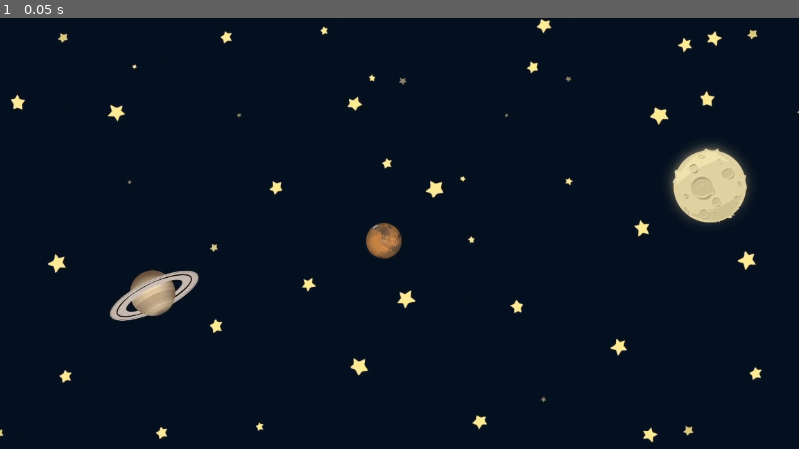
Above: before the commit, frame 1.
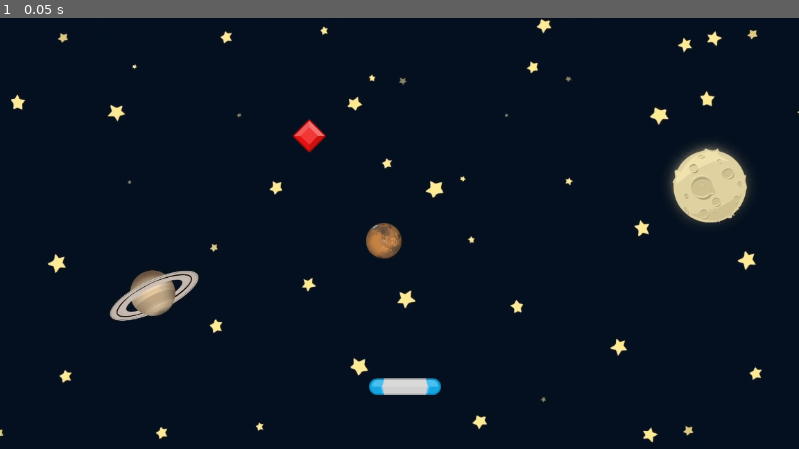
Above: after the commit, the same moment.

Repository: gobuPerez/introduccion-godot
Game: Godot game, scene res://Scenes/Game.tscn
The game is run twice, just before and just after one commit, with the same random seed, the same clock (stepped at 60 frames per second) and the same inputs.
Inputs:
- Up to frame 1 (0.05 s): no input

The runs differ from the first frame. In frame 1, 0.5% of the frame differs, in the area x 36-56%, y 23-88%.

Commit message:
continuacion proyeto

Diff:
--- a/GemCatcher/Scenes/Game.tscn
+++ b/GemCatcher/Scenes/Game.tscn
@@ -1,6 +1,8 @@
-[gd_scene load_steps=2 format=3 uid="uid://ukglmi83ionc"]
+[gd_scene load_steps=4 format=3 uid="uid://ukglmi83ionc"]
 
 [ext_resource type="Texture2D" uid="uid://bmminbq1yqhij" path="res://assets/GameBg.png" id="1_iukft"]
+[ext_resource type="PackedScene" uid="uid://v2k35q6kwhj7" path="res://Scenes/Paddle.tscn" id="2_gl6un"]
+[ext_resource type="PackedScene" uid="uid://c2eqpaehovtso" path="res://Scenes/Gem.tscn" id="3_j5yw3"]
 
 [node name="Game" type="Node2D"]
 
@@ -10,3 +12,9 @@
 texture = ExtResource("1_iukft")
 centered = false
 offset = Vector2(-2797.51, -429.378)
+
+[node name="Paddle" parent="." instance=ExtResource("2_gl6un")]
+position = Vector2(584, 532)
+
+[node name="Gem" parent="." instance=ExtResource("3_j5yw3")]
+position = Vector2(446, 170)
--- /dev/null
+++ b/GemCatcher/Scenes/Gem.tscn
@@ -0,0 +1,15 @@
+[gd_scene load_steps=3 format=3 uid="uid://c2eqpaehovtso"]
+
+[ext_resource type="Texture2D" uid="uid://bk4frl0i5cp7u" path="res://assets/element_red_diamond.png" id="1_klo45"]
+
+[sub_resource type="RectangleShape2D" id="RectangleShape2D_ope6i"]
+
+[node name="Gem" type="Area2D"]
+
+[node name="Sprite2D" type="Sprite2D" parent="."]
+texture = ExtResource("1_klo45")
+
+[node name="CollisionShape2D" type="CollisionShape2D" parent="."]
+rotation = 0.763658
+scale = Vector2(1.7366, 1.7366)
+shape = SubResource("RectangleShape2D_ope6i")
--- /dev/null
+++ b/GemCatcher/Scenes/Paddle.tscn
@@ -0,0 +1,16 @@
+[gd_scene load_steps=3 format=3 uid="uid://v2k35q6kwhj7"]
+
+[ext_resource type="Texture2D" uid="uid://cbksuce1or6fb" path="res://assets/paddleBlu.png" id="1_8wypp"]
+
+[sub_resource type="CapsuleShape2D" id="CapsuleShape2D_1u0e0"]
+radius = 12.0
+height = 104.0
+
+[node name="Paddle" type="Area2D"]
+
+[node name="Sprite2D" type="Sprite2D" parent="."]
+texture = ExtResource("1_8wypp")
+
+[node name="CollisionShape2D" type="CollisionShape2D" parent="."]
+rotation = 4.71239
+shape = SubResource("CapsuleShape2D_1u0e0")
Not shown, changed: README.md
